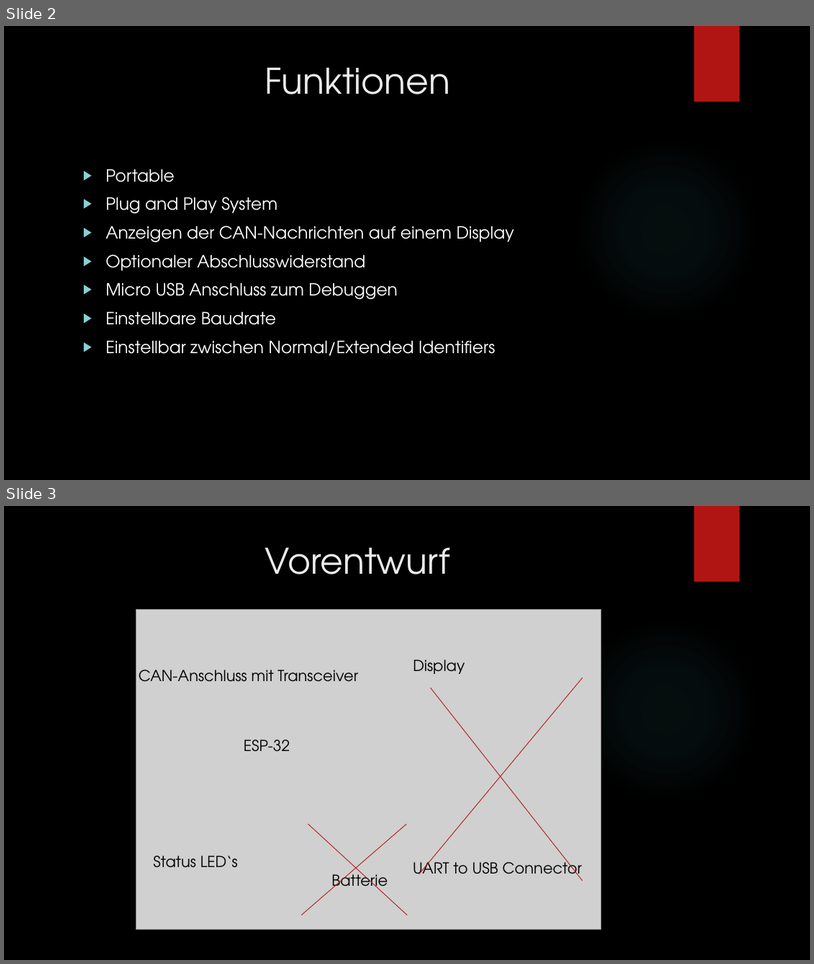
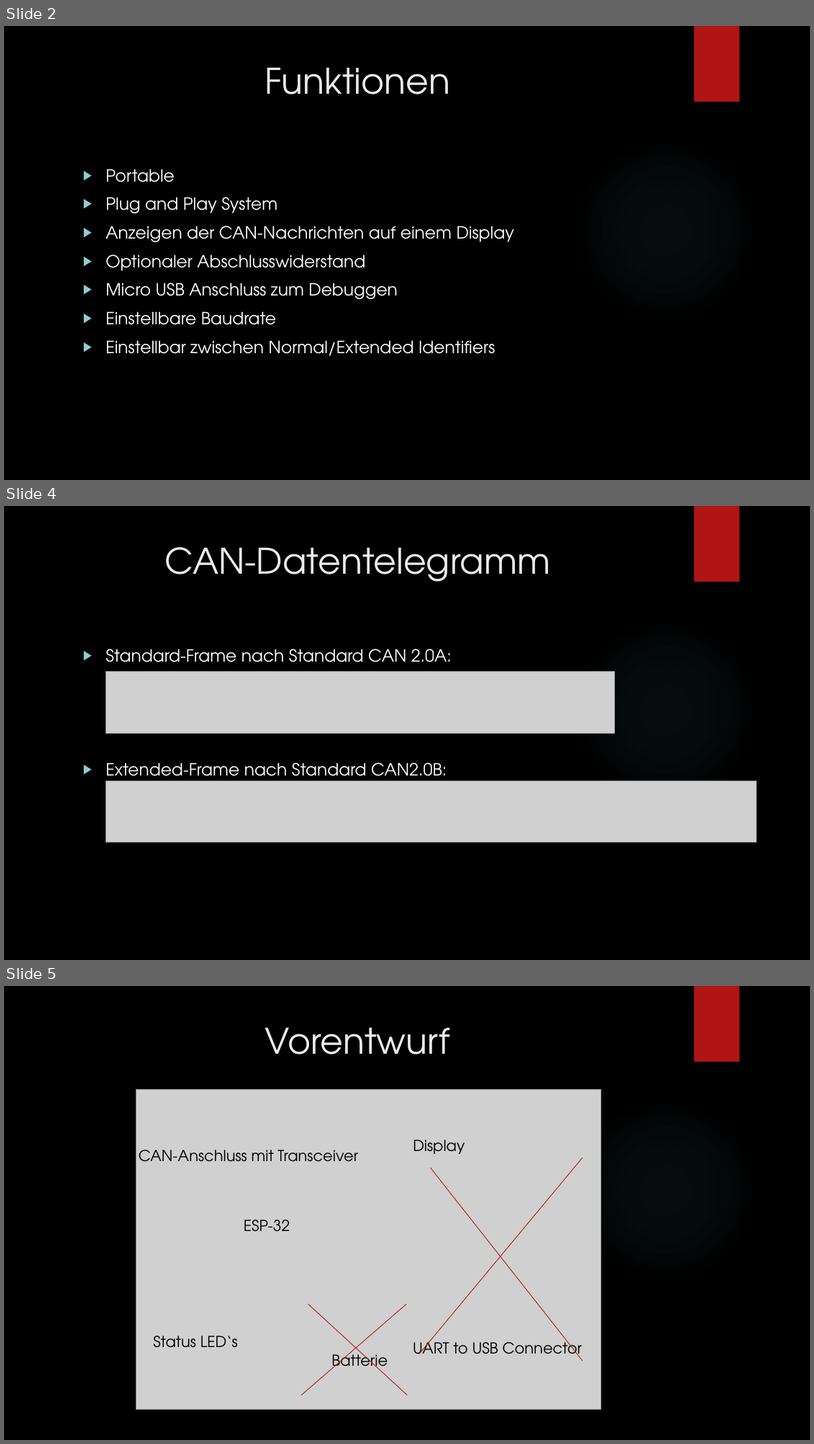
Before and after one commit to michaelgr22/can-to-go-system, a slide deck: Abschlusspräsentation.pptx. Shown one above the other, each under a label of ours: slides 2 and 3 before the commit, slides 2, 4 and 5 after it; the slides between them are not shown. The pictures are 814x964 and 814x1444 pixels, drawn with LibreOffice and Linux fonts; fonts in the diff are those of the drawing; grey boxes stand for pictures; background and template pictures are left out. Boxes give left, top, right and bottom in pixels: in the first picture for what was removed or moved away, otherwise in the second. Text is boxed around its words. In the diff, an @@ line names an element or a change of style, - is before the commit and + after.

```diff
--- a/Abschlusspräsentation.pptx
+++ b/Abschlusspräsentation.pptx
@@ slide 4 added at [4, 506, 810, 960], background picture (left out); not listed: 2 template elements that a slide beside it also shows @@
@@ title added at [165, 547, 550, 582], 42 pt, text #EBEBEB @@
+CAN-Datentelegramm
@@ text added at [106, 649, 452, 784], 20 pt, text #FFFFFF @@
+▶ Standard-Frame nach Standard CAN 2.0A:
+▶ Extended-Frame nach Standard CAN2.0B:
@@ picture added at [106, 671, 615, 733] @@
@@ picture added at [106, 780, 756, 842] @@
@@ what was slide 3 is now slide 5 @@
```
Also in this commit, not shown: 2 other slides added.
